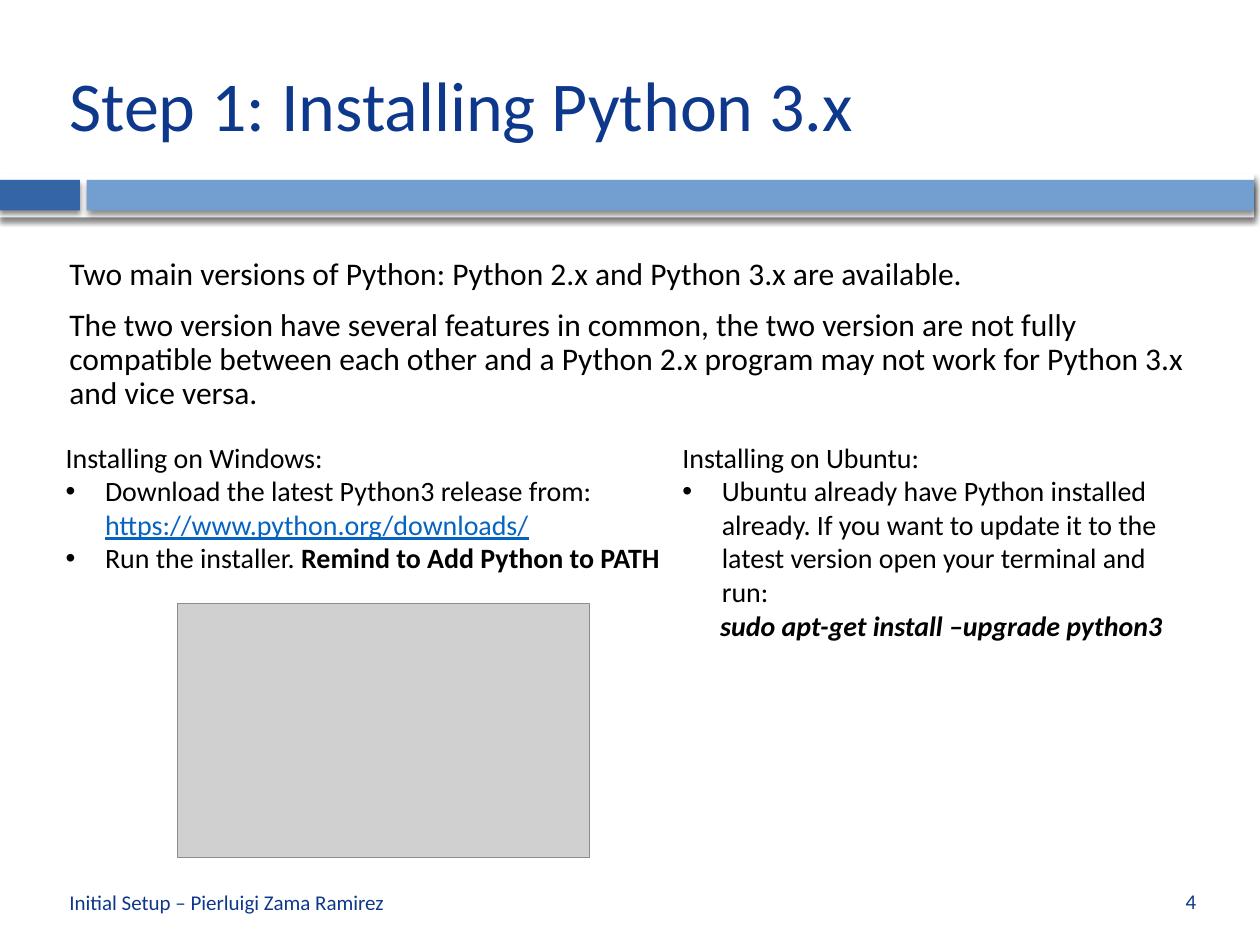
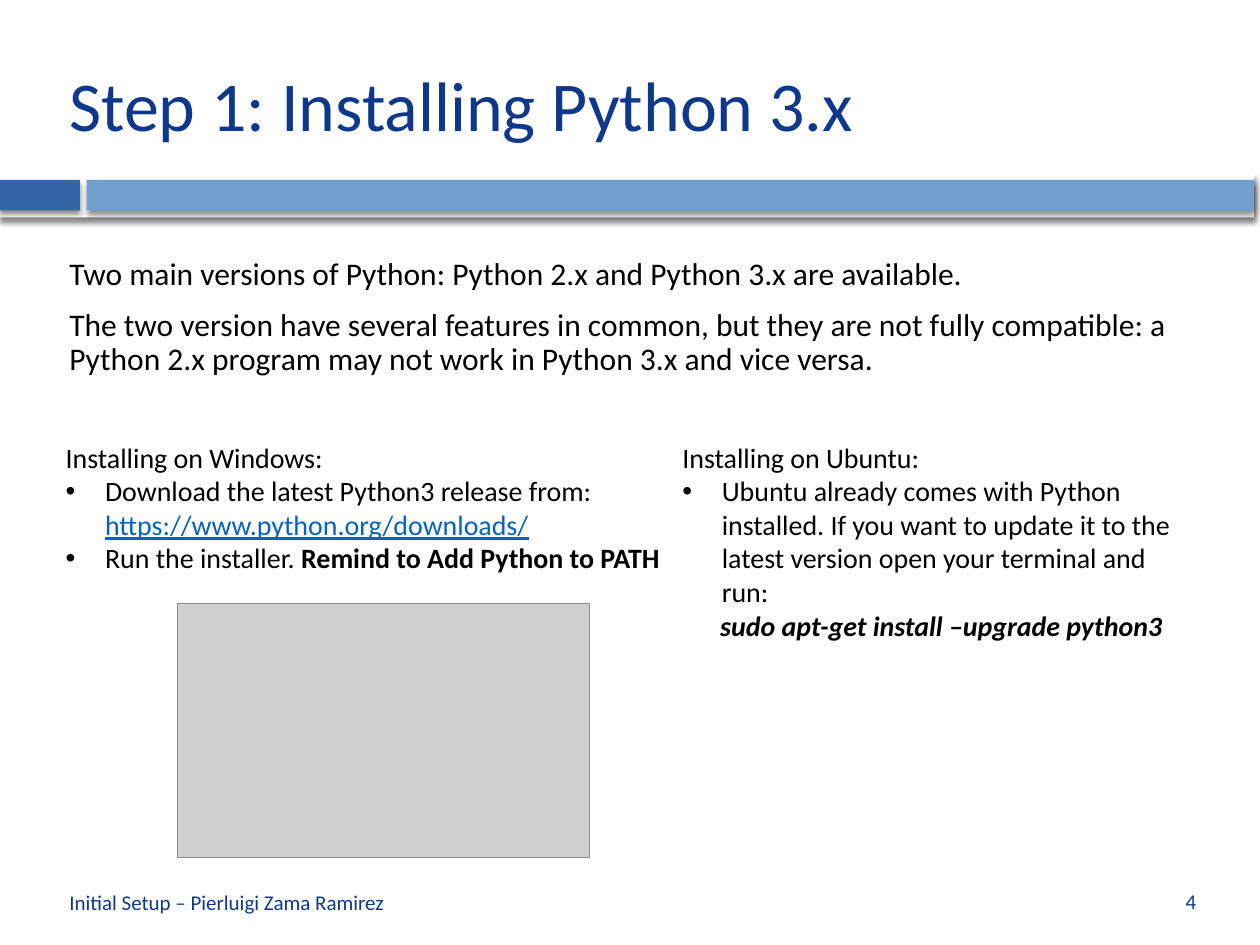
Before and after one commit to CVLAB-Unibo/ComputerVisionImageProcessing-LabSessions, a slide deck: slide 4 of LabSession0 - Initial Setup.pptx. Drawn at 1260x945 pixels with LibreOffice and Linux fonts; fonts in the diff are those of the drawing; grey boxes stand for pictures; background and template pictures are left out. Boxes give left, top, right and bottom in pixels: in the first picture for what was removed or moved away, otherwise in the second. Text is boxed around its words. In the diff, an @@ line names an element or a change of style, - is before the commit and + after.

```diff
--- a/LabSession0 - Initial Setup.pptx
+++ b/LabSession0 - Initial Setup.pptx
@@ text at [69, 314, 1165, 376]: text changed @@
-The two version have several features in common, the two version are not fully compatible between each other and a Python 2.x program may not work for Python 3.x and vice versa.
+The two version have several features in common, but they are not fully compatible: a Python 2.x program may not work in Python 3.x and vice versa.
@@ text at [722, 481, 1170, 603]: text changed @@
-• Ubuntu already have Python installed already. If you want to update it to the latest version open your terminal and run:
+• Ubuntu already comes with Python installed. If you want to update it to the latest version open your terminal and run:
```
Also in this commit, not shown: 5 other slides changed.
